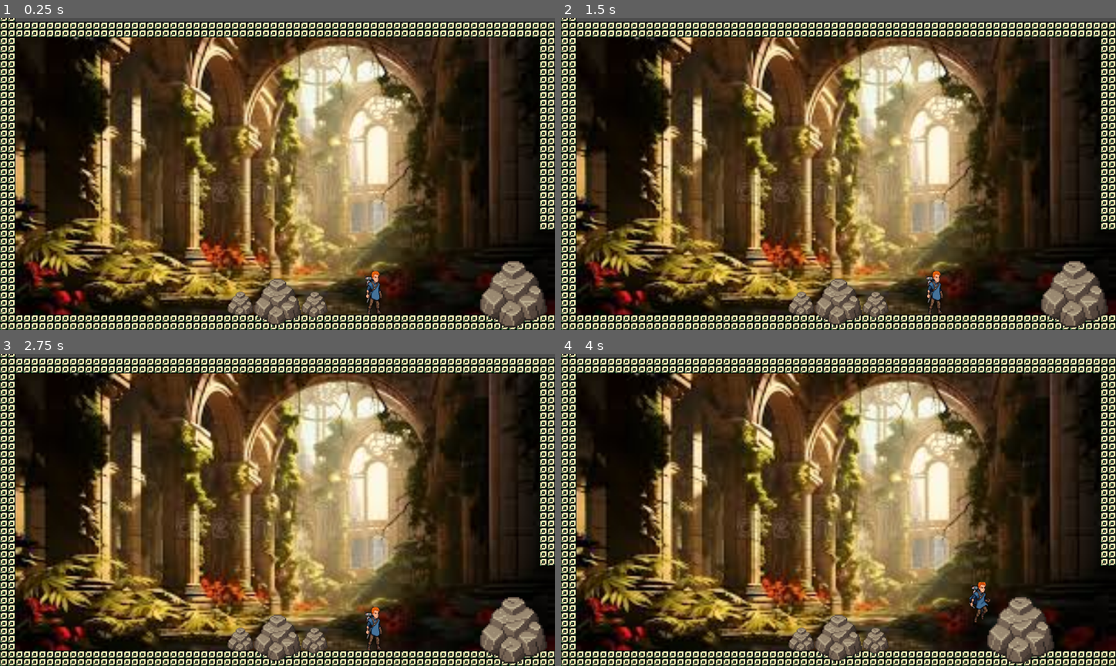
Above: before the commit, frames 1-4 (two rows, left to right).
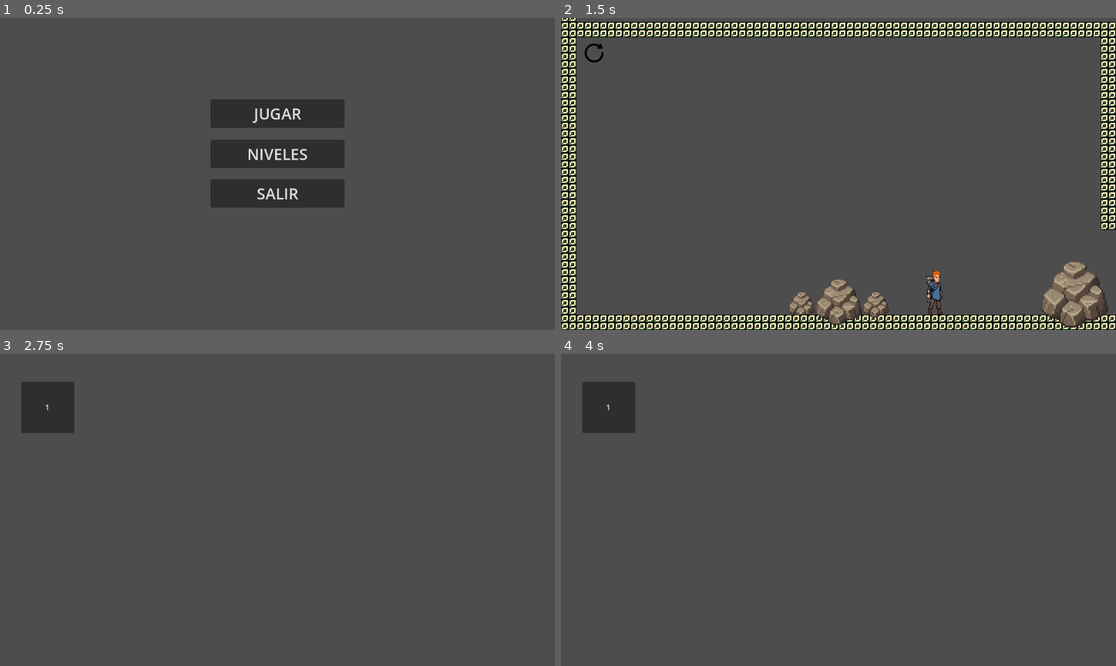
Above: after the commit, the same moments.

Repository: bula393/godot-Puzzle
Game: Godot game, scene res://escenas/Inicio.tscn
The game is run twice, just before and just after one commit, with the same random seed, the same clock (stepped at 60 frames per second) and the same inputs. Before the commit the project starts from res://escenas/nivel1.tscn.
Inputs (mouse positions are in pixels of both pictures, inside the frame that each line leads up to):
- Up to frame 1 (0.25 s): no input
- Up to frame 2 (1.5 s): click (838, 155) at 0.5 s, where only the run after the commit has a clickable "NIVELES"; click (610, 71) at 1.25 s, where only the run after the commit has a clickable "1"
- Up to frame 3 (2.75 s): click (33, 388) at 2.02 s
- Up to frame 4 (4 s): tap Enter (ui_accept) at 2.75, 3.02, 3.77 s; hold O (atraer) 2.78-3.53 s; hold D (right) from 2.78 s (still down); tap L (disparar) at 3.6 s

The runs differ from the first frame. In frame 1, 97% of the frame differs, in the area x 0-100%, y 0-100%; in frame 2, 81%; in frame 3, 97%; in frame 4, 97%.

Commit message:
interfaces para el juego realizadas, faltas assets y diseños

Diff:
--- /dev/null
+++ b/escenas/Inicio.tscn
@@ -0,0 +1,68 @@
+[gd_scene format=3 uid="uid://c3mi7jvkoy3vd"]
+
+[ext_resource type="Script" uid="uid://bxjd45buh48g8" path="res://scripts/inicio.gd" id="1_6iy57"]
+
+[node name="Inicio" type="Control" unique_id=855701258]
+layout_mode = 3
+anchors_preset = 8
+anchor_left = 0.5
+anchor_top = 0.5
+anchor_right = 0.5
+anchor_bottom = 0.5
+grow_horizontal = 2
+grow_vertical = 2
+size_flags_horizontal = 4
+size_flags_vertical = 4
+script = ExtResource("1_6iy57")
+
+[node name="Button3" type="Button" parent="." unique_id=1972528412]
+layout_mode = 1
+anchors_preset = 8
+anchor_left = 0.5
+anchor_top = 0.5
+anchor_right = 0.5
+anchor_bottom = 0.5
+offset_left = -139.0
+offset_top = -155.5
+offset_right = 139.0
+offset_bottom = -96.5
+grow_horizontal = 2
+grow_vertical = 2
+theme_override_font_sizes/font_size = 32
+text = "JUGAR"
+
+[node name="Button2" type="Button" parent="." unique_id=366611151]
+layout_mode = 1
+anchors_preset = 8
+anchor_left = 0.5
+anchor_top = 0.5
+anchor_right = 0.5
+anchor_bottom = 0.5
+offset_left = -139.0
+offset_top = 10.5
+offset_right = 139.0
+offset_bottom = 69.5
+grow_horizontal = 2
+grow_vertical = 2
+theme_override_font_sizes/font_size = 32
+text = "SALIR"
+
+[node name="Button" type="Button" parent="." unique_id=664097710]
+layout_mode = 1
+anchors_preset = 8
+anchor_left = 0.5
+anchor_top = 0.5
+anchor_right = 0.5
+anchor_bottom = 0.5
+offset_left = -139.0
+offset_top = -71.5
+offset_right = 139.0
+offset_bottom = -12.5
+grow_horizontal = 2
+grow_vertical = 2
+theme_override_font_sizes/font_size = 32
+text = "NIVELES"
+
+[connection signal="pressed" from="Button3" to="." method="_on_button_3_pressed"]
+[connection signal="pressed" from="Button2" to="." method="_on_button_2_pressed"]
+[connection signal="pressed" from="Button" to="." method="_on_button_pressed"]
--- /dev/null
+++ b/escenas/botonNivel.tscn
@@ -0,0 +1,32 @@
+[gd_scene format=3 uid="uid://dcgl26rv80wg"]
+
+[ext_resource type="Script" uid="uid://cynn01vkhl4aw" path="res://scripts/boton_nivel.gd" id="1_f77ub"]
+
+[node name="BotonNivel" type="Control" unique_id=186630172]
+layout_mode = 3
+anchors_preset = 8
+anchor_left = 0.5
+anchor_top = 0.5
+anchor_right = 0.5
+anchor_bottom = 0.5
+grow_horizontal = 2
+grow_vertical = 2
+size_flags_horizontal = 4
+size_flags_vertical = 4
+script = ExtResource("1_f77ub")
+
+[node name="Button" type="Button" parent="." unique_id=1332271920]
+layout_mode = 1
+anchors_preset = 8
+anchor_left = 0.5
+anchor_top = 0.5
+anchor_right = 0.5
+anchor_bottom = 0.5
+offset_left = -66.0
+offset_top = -61.0
+offset_right = 44.10853
+offset_bottom = 45.0
+grow_horizontal = 2
+grow_vertical = 2
+
+[connection signal="pressed" from="Button" to="." method="_on_button_pressed"]
--- /dev/null
+++ b/escenas/botonReinicio.tscn
@@ -0,0 +1,38 @@
+[gd_scene format=3 uid="uid://dcr4gjdy8hr6h"]
+
+[ext_resource type="Script" uid="uid://p5e7tro6coya" path="res://scripts/reinicio.gd" id="1_mk0v6"]
+[ext_resource type="Texture2D" uid="uid://drtvfpr203uh" path="res://assets/reiniciar.png" id="2_aat4d"]
+
+[node name="Control" type="Control" unique_id=672239327]
+layout_mode = 3
+anchors_preset = 8
+anchor_left = 0.5
+anchor_top = 0.5
+anchor_right = 0.5
+anchor_bottom = 0.5
+grow_horizontal = 2
+grow_vertical = 2
+size_flags_horizontal = 4
+script = ExtResource("1_mk0v6")
+
+[node name="Button" type="Button" parent="." unique_id=1856075280]
+layout_mode = 1
+anchors_preset = 8
+anchor_left = 0.5
+anchor_top = 0.5
+anchor_right = 0.5
+anchor_bottom = 0.5
+offset_left = -22.0
+offset_top = -22.0
+offset_right = 20.0
+offset_bottom = 22.0
+grow_horizontal = 2
+grow_vertical = 2
+flat = true
+
+[node name="Sprite2D" type="Sprite2D" parent="." unique_id=1691116390]
+position = Vector2(-1.2500116, 1.7499882)
+scale = Vector2(0.102539025, 0.102539025)
+texture = ExtResource("2_aat4d")
+
+[connection signal="pressed" from="Button" to="." method="_on_button_pressed"]
--- /dev/null
+++ b/escenas/menuPausa.tscn
@@ -0,0 +1,55 @@
+[gd_scene format=3 uid="uid://8yv8eavsh6xm"]
+
+[ext_resource type="Script" uid="uid://dbw15x46mn3f2" path="res://scripts/menu_pausa.gd" id="1_0hy0w"]
+
+[sub_resource type="CanvasTexture" id="CanvasTexture_0rvis"]
+
+[node name="MenuPausa" type="Control" unique_id=1035074535]
+process_mode = 2
+layout_mode = 3
+anchors_preset = 8
+anchor_left = 0.5
+anchor_top = 0.5
+anchor_right = 0.5
+anchor_bottom = 0.5
+grow_horizontal = 2
+grow_vertical = 2
+size_flags_horizontal = 4
+script = ExtResource("1_0hy0w")
+
+[node name="Sprite2D" type="Sprite2D" parent="." unique_id=608191606]
+scale = Vector2(543, 259)
+texture = SubResource("CanvasTexture_0rvis")
+
+[node name="Button2" type="Button" parent="." unique_id=1442504673]
+layout_mode = 1
+anchors_preset = 8
+anchor_left = 0.5
+anchor_top = 0.5
+anchor_right = 0.5
+anchor_bottom = 0.5
+offset_left = -81.0
+offset_top = 22.5
+offset_right = 81.0
+offset_bottom = 77.5
+grow_horizontal = 2
+grow_vertical = 2
+text = "RETURN MENU"
+
+[node name="Button" type="Button" parent="." unique_id=1252199643]
+layout_mode = 1
+anchors_preset = 8
+anchor_left = 0.5
+anchor_top = 0.5
+anchor_right = 0.5
+anchor_bottom = 0.5
+offset_left = -81.0
+offset_top = -62.5
+offset_right = 81.0
+offset_bottom = -7.5
+grow_horizontal = 2
+grow_vertical = 2
+text = "RESUME"
+
+[connection signal="pressed" from="Button2" to="." method="_on_button_2_pressed"]
+[connection signal="pressed" from="Button" to="." method="_on_button_pressed"]
--- a/escenas/nivel1.tscn
+++ b/escenas/nivel1.tscn
@@ -7,6 +7,7 @@
 [ext_resource type="PackedScene" uid="uid://dn14b3fkaw588" path="res://escenas/personajePrincipal.tscn" id="4_kkmol"]
 [ext_resource type="Script" uid="uid://b5yx1tn5u5y08" path="res://scripts/objeto.gd" id="5_orta5"]
 [ext_resource type="Texture2D" uid="uid://8s8qlvl2ptk7" path="res://assets/an-8-bit-retro-styled-pixel-art-illustration-of-a-stone-rock-free-png.webp" id="6_47yg7"]
+[ext_resource type="PackedScene" uid="uid://dcr4gjdy8hr6h" path="res://escenas/botonReinicio.tscn" id="8_w1egi"]
 
 [sub_resource type="TileSetAtlasSource" id="TileSetAtlasSource_iicca"]
 texture = ExtResource("3_w1egi")
@@ -32,6 +33,7 @@
 script = ExtResource("1_jjnph")
 
 [node name="FondoL" type="Sprite2D" parent="." unique_id=750945837]
+visible = false
 position = Vector2(582.5, 341.00003)
 scale = Vector2(3.8033335, 3.7619047)
 texture = ExtResource("2_w1egi")
@@ -95,3 +97,9 @@
 position = Vector2(4, -7)
 scale = Vector2(0.65, 0.65)
 shape = SubResource("RectangleShape2D_bm00u")
+
+[node name="Control" parent="." unique_id=672239327 instance=ExtResource("8_w1egi")]
+offset_left = 71.0
+offset_top = 71.0
+offset_right = 71.0
+offset_bottom = 71.0
--- a/escenas/nivel2.tscn
+++ b/escenas/nivel2.tscn
@@ -8,6 +8,7 @@
 [ext_resource type="Texture2D" uid="uid://8s8qlvl2ptk7" path="res://assets/an-8-bit-retro-styled-pixel-art-illustration-of-a-stone-rock-free-png.webp" id="5_wtc5o"]
 [ext_resource type="PackedScene" uid="uid://c7wf5gtbe2pa6" path="res://escenas/puerta.tscn" id="6_wtc5o"]
 [ext_resource type="PackedScene" uid="uid://dpvjrkhyquo1q" path="res://escenas/palanca.tscn" id="7_4uxp8"]
+[ext_resource type="PackedScene" uid="uid://dcr4gjdy8hr6h" path="res://escenas/botonReinicio.tscn" id="9_y8yvi"]
 
 [sub_resource type="TileSetAtlasSource" id="TileSetAtlasSource_86ce0"]
 texture = ExtResource("1_7h3xd")
@@ -66,3 +67,9 @@
 
 [node name="PALANCA" parent="." unique_id=1961857350 instance=ExtResource("7_4uxp8")]
 position = Vector2(0, -47)
+
+[node name="Control" parent="." unique_id=672239327 instance=ExtResource("9_y8yvi")]
+offset_left = 71.0
+offset_top = 71.0
+offset_right = 71.0
+offset_bottom = 71.0
--- a/escenas/nivel3.tscn
+++ b/escenas/nivel3.tscn
@@ -8,6 +8,7 @@
 [ext_resource type="PackedScene" uid="uid://c7wf5gtbe2pa6" path="res://escenas/puerta.tscn" id="4_s5ixl"]
 [ext_resource type="PackedScene" uid="uid://dpvjrkhyquo1q" path="res://escenas/palanca.tscn" id="5_evt0n"]
 [ext_resource type="PackedScene" uid="uid://fyuf01qf6jy7" path="res://escenas/corriente.tscn" id="7_317x8"]
+[ext_resource type="PackedScene" uid="uid://dcr4gjdy8hr6h" path="res://escenas/botonReinicio.tscn" id="9_vbirm"]
 
 [sub_resource type="TileSetAtlasSource" id="TileSetAtlasSource_evt0n"]
 texture = ExtResource("1_vq7wq")
@@ -59,3 +60,9 @@
 
 [node name="Area2D" parent="." unique_id=1699721361 instance=ExtResource("7_317x8")]
 position = Vector2(359, 597)
+
+[node name="Control" parent="." unique_id=672239327 instance=ExtResource("9_vbirm")]
+offset_left = 71.0
+offset_top = 71.0
+offset_right = 71.0
+offset_bottom = 71.0
--- a/escenas/nivel4.tscn
+++ b/escenas/nivel4.tscn
@@ -8,6 +8,7 @@
 [ext_resource type="PackedScene" uid="uid://8o75x2y58pu4" path="res://escenas/roca.tscn" id="6_7ohyq"]
 [ext_resource type="PackedScene" uid="uid://bqkw520f5ekh6" path="res://escenas/muro.tscn" id="6_urj1t"]
 [ext_resource type="PackedScene" uid="uid://dwakkpww5gdmo" path="res://escenas/bomb.tscn" id="7_cepkt"]
+[ext_resource type="PackedScene" uid="uid://dcr4gjdy8hr6h" path="res://escenas/botonReinicio.tscn" id="9_u660k"]
 
 [sub_resource type="TileSetAtlasSource" id="TileSetAtlasSource_lqpg4"]
 texture = ExtResource("1_b01l2")
@@ -117,6 +118,12 @@
 [node name="Area2D3" parent="." unique_id=427134132 instance=ExtResource("7_cepkt")]
 position = Vector2(71, 198)
 
+[node name="Control" parent="." unique_id=672239327 instance=ExtResource("9_u660k")]
+offset_left = 71.0
+offset_top = 71.0
+offset_right = 71.0
+offset_bottom = 71.0
+
 [editable path="Area2D2"]
 [editable path="CharacterBody2D4"]
 [editable path="CharacterBody2D5"]
--- a/escenas/nivel5.tscn
+++ b/escenas/nivel5.tscn
@@ -10,6 +10,7 @@
 [ext_resource type="PackedScene" uid="uid://c7wf5gtbe2pa6" path="res://escenas/puerta.tscn" id="8_ytb5y"]
 [ext_resource type="PackedScene" uid="uid://dwakkpww5gdmo" path="res://escenas/bomb.tscn" id="9_rxnhs"]
 [ext_resource type="PackedScene" uid="uid://bqkw520f5ekh6" path="res://escenas/muro.tscn" id="10_gf6cw"]
+[ext_resource type="PackedScene" uid="uid://dcr4gjdy8hr6h" path="res://escenas/botonReinicio.tscn" id="11_ytb5y"]
 
 [sub_resource type="TileSetAtlasSource" id="TileSetAtlasSource_2b478"]
 texture = ExtResource("1_gsvap")
@@ -129,5 +130,11 @@
 [node name="muro" parent="." unique_id=1244498058 instance=ExtResource("10_gf6cw")]
 position = Vector2(1133, 550)
 
+[node name="Control" parent="." unique_id=672239327 instance=ExtResource("11_ytb5y")]
+offset_left = 71.0
+offset_top = 71.0
+offset_right = 71.0
+offset_bottom = 71.0
+
 [connection signal="body_entered" from="Area2D" to="Area2D" method="_on_body_entered"]
 [connection signal="body_exited" from="Area2D" to="Area2D" method="_on_body_exited"]
--- /dev/null
+++ b/escenas/niveles.tscn
@@ -0,0 +1,25 @@
+[gd_scene format=3 uid="uid://bomk2qxe4j1yg"]
+
+[ext_resource type="Script" uid="uid://dm8bsplodqgvu" path="res://scripts/niveles.gd" id="1_n0pam"]
+
+[node name="Control" type="Control" unique_id=1103983354]
+layout_mode = 3
+anchors_preset = 8
+anchor_left = 0.5
+anchor_top = 0.5
+anchor_right = 0.5
+anchor_bottom = 0.5
+grow_horizontal = 2
+grow_vertical = 2
+size_flags_horizontal = 4
+script = ExtResource("1_n0pam")
+
+[node name="GridContainer" type="GridContainer" parent="." unique_id=976010201]
+layout_mode = 0
+offset_left = -466.0
+offset_top = -205.0
+offset_right = -426.0
+offset_bottom = -165.0
+theme_override_constants/h_separation = 200
+theme_override_constants/v_separation = 200
+columns = 4
--- a/project.godot
+++ b/project.godot
@@ -11,7 +11,7 @@
 [application]
 
 config/name="Puzzle"
-run/main_scene="uid://f4fqg8didpjd"
+run/main_scene="uid://c3mi7jvkoy3vd"
 config/features=PackedStringArray("4.6", "Forward Plus")
 config/icon="res://icon.svg"
 
@@ -48,6 +48,11 @@
 "events": [Object(InputEventKey,"resource_local_to_scene":false,"resource_name":"","device":-1,"window_id":0,"alt_press …(192 unchanged characters)…
 ]
 }
+pausa={
+"deadzone": 0.2,
+"events": [Object(InputEventKey,"resource_local_to_scene":false,"resource_name":"","device":-1,"window_id":0,"alt_pressed":false,"shift_pressed":false,"ctrl_pressed":false,"meta_pressed":false,"pressed":false,"keycode":0,"physical_keycode":4194305,"key_label":0,"unicode":0,"location":0,"echo":false,"script":null)
+]
+}
 
 [physics]
 
--- /dev/null
+++ b/scripts/boton_nivel.gd
@@ -0,0 +1,11 @@
+extends Control
+
+var nivel
+
+func setNivel(n : int)  -> void:
+	nivel = n
+	$Button.text = str(n)
+
+
+func _on_button_pressed() -> void:
+	get_tree().change_scene_to_file(Global.getNivel(nivel))
--- a/scripts/global.gd
+++ b/scripts/global.gd
@@ -2,6 +2,8 @@
 
 var nivelDesbloquedo = 1
 var nivelActual = 1
+
+
 
 func setNivelActual(nivel : int) -> void:
 	nivelActual = nivel
@@ -9,6 +11,8 @@
 
 func getNivelSiguienteActual() -> int:
 	nivelActual += 1
+	if nivelDesbloquedo < nivelActual:
+		nivelDesbloquedo = nivelActual
 	return nivelActual
 
 func getNivel(nivel : int) -> String:
@@ -16,3 +20,12 @@
 
 func getNivelSiguienteNivelDisponible() -> int:
 	return nivelDesbloquedo + 1
+
+
+func _input(event: InputEvent) -> void:
+	if event.is_action_pressed("pausa") :
+		if !has_node("res://escenas/menuPausa.tscn"):
+			var pausa = preload("res://escenas/menuPausa.tscn")
+			add_child(pausa.instantiate())
+		else :
+			get_tree().get_node("MenuPausa").despausar()
--- /dev/null
+++ b/scripts/inicio.gd
@@ -0,0 +1,24 @@
+extends Control
+
+
+# Called when the node enters the scene tree for the first time.
+func _ready() -> void:
+	pass # Replace with function body.
+
+
+# Called every frame. 'delta' is the elapsed time since the previous frame.
+func _process(delta: float) -> void:
+	pass
+
+
+func _on_button_pressed() -> void:
+	get_tree().change_scene_to_file("res://escenas/niveles.tscn")
+
+
+func _on_button_2_pressed() -> void:
+	get_tree().quit()
+
+
+
+func _on_button_3_pressed() -> void:
+	get_tree().change_scene_to_file(Global.getNivel(Global.nivelDesbloquedo))
--- /dev/null
+++ b/scripts/menu_pausa.gd
@@ -0,0 +1,25 @@
+extends Control
+
+
+# Called when the node enters the scene tree for the first time.
+func _ready() -> void:
+	print("se pauso")
+	get_tree().paused = true
+
+func despausar() -> void:
+	get_tree().paused = false
+	queue_free()
+
+
+
+
+func _on_button_pressed() -> void:
+	despausar()
+
+
+
+
+
+func _on_button_2_pressed() -> void:
+	get_tree().change_scene_to_file("res://escenas/Inicio.tscn")
+	queue_free()
--- /dev/null
+++ b/scripts/niveles.gd
@@ -0,0 +1,9 @@
+extends Control
+
+const BOTON_NIVEL = preload("res://escenas/botonNivel.tscn")
+
+func _ready():
+	for n in range(1, Global.nivelDesbloquedo + 1):
+		var boton = BOTON_NIVEL.instantiate()
+		$GridContainer.add_child(boton)
+		boton.setNivel(n)
--- /dev/null
+++ b/scripts/reinicio.gd
@@ -0,0 +1,7 @@
+extends Control
+
+
+
+
+func _on_button_pressed() -> void:
+	get_tree().change_scene_to_file("res://escenas/niveles.tscn")
Binary file added: assets/reiniciar.png
Not shown, added: assets/reiniciar.png.import
Not shown, added: scripts/boton_nivel.gd.uid
Not shown, added: scripts/inicio.gd.uid
Not shown, added: scripts/menu_pausa.gd.uid
Not shown, added: scripts/niveles.gd.uid
Not shown, added: scripts/reinicio.gd.uid
